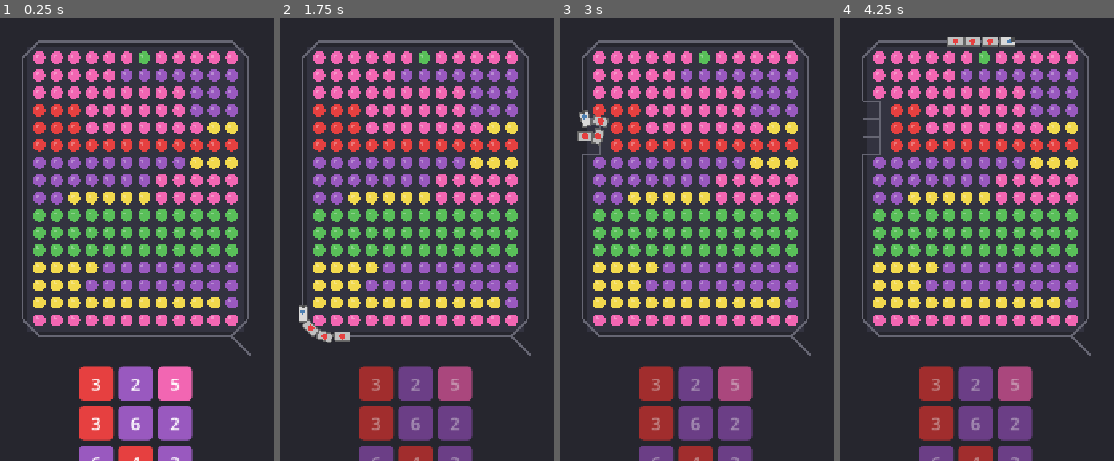
Above: before the commit, frames 1-4 (left to right).
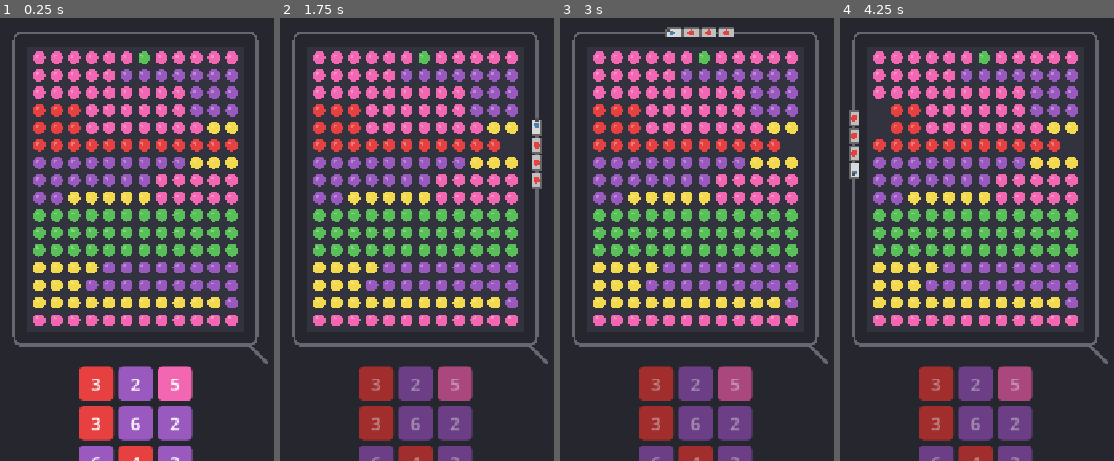
Above: after the commit, the same moments.

Repository: AeronPark/train-sort-jam
Game: Godot game, scene res://scenes/main.tscn
The game is run twice, just before and just after one commit, with the same random seed, the same clock (stepped at 60 frames per second) and the same inputs.
Inputs (mouse positions are in pixels of both pictures, inside the frame that each line leads up to):
- Up to frame 1 (0.25 s): no input
- Up to frame 2 (1.75 s): click "3" at 0.5 s; move the mouse to (outside the picture) at 1.27 s; click (outside the picture) at 1.42 s
- Up to frame 3 (3 s): move the mouse to (outside the picture) at 2.02 s; click (outside the picture) at 2.17 s; move the mouse to (773, 137) at 2.77 s; click (773, 137) at 2.92 s
- Up to frame 4 (4.25 s): move the mouse to (935, 328) at 3.52 s; click (935, 328) at 3.67 s

The runs differ from the first frame. In frame 1, 4.6% of the frame differs, in the area x 4-98%, y 3-79%; in frame 2, 5.5%; in frame 3, 5.8%, in the area x 4-98%, y 2-79%; in frame 4, 5.7%.

Commit message:
Smooth track path with rounded corners
- Simple rectangular path around current bounds
- Smooth rounded corners (no broken/sharp edges)
- Path shrinks as bounds contract
- Clean continuous loop

Diff:
--- a/scripts/game_manager.gd
+++ b/scripts/game_manager.gd
@@ -241,83 +241,52 @@
 	track_path.clear()
 	track_length = 0.0
 
-	# Build path clockwise from bottom-right
-	# Path goes around the OUTERMOST dots only
-	# When a cell is empty, the path indents inward
-
-	var margin = TRACK_WIDTH / 2 + 2
-
-	# Bottom edge (right to left)
-	var col = bound_max_col
-	while col >= bound_min_col:
-		var cell_x = grid_origin.x + col * CELL_SIZE + CELL_SIZE / 2
-		var cell_y = grid_origin.y + (bound_max_row + 1) * CELL_SIZE + margin
-
-		# Check if this cell has a dot
-		if grid[bound_max_row][col] != null:
-			# Dot present - path goes outside
-			track_path.append(Vector2(cell_x, cell_y))
-		else:
-			# Empty - path indents around it
-			# Go up, across, down
-			track_path.append(Vector2(cell_x + CELL_SIZE/2, cell_y))
-			track_path.append(Vector2(cell_x + CELL_SIZE/2, cell_y - CELL_SIZE))
-			track_path.append(Vector2(cell_x - CELL_SIZE/2, cell_y - CELL_SIZE))
-			track_path.append(Vector2(cell_x - CELL_SIZE/2, cell_y))
-		col -= 1
-
-	# Left edge (bottom to top)
-	var row = bound_max_row
-	while row >= bound_min_row:
-		var cell_x = grid_origin.x + bound_min_col * CELL_SIZE - margin
-		var cell_y = grid_origin.y + row * CELL_SIZE + CELL_SIZE / 2
-
-		if grid[row][bound_min_col] != null:
-			track_path.append(Vector2(cell_x, cell_y))
-		else:
-			# Indent right
-			track_path.append(Vector2(cell_x, cell_y + CELL_SIZE/2))
-			track_path.append(Vector2(cell_x + CELL_SIZE, cell_y + CELL_SIZE/2))
-			track_path.append(Vector2(cell_x + CELL_SIZE, cell_y - CELL_SIZE/2))
-			track_path.append(Vector2(cell_x, cell_y - CELL_SIZE/2))
-		row -= 1
-
-	# Top edge (left to right)
-	col = bound_min_col
-	while col <= bound_max_col:
-		var cell_x = grid_origin.x + col * CELL_SIZE + CELL_SIZE / 2
-		var cell_y = grid_origin.y + bound_min_row * CELL_SIZE - margin
-
-		if grid[bound_min_row][col] != null:
-			track_path.append(Vector2(cell_x, cell_y))
-		else:
-			# Indent down
-			track_path.append(Vector2(cell_x - CELL_SIZE/2, cell_y))
-			track_path.append(Vector2(cell_x - CELL_SIZE/2, cell_y + CELL_SIZE))
-			track_path.append(Vector2(cell_x + CELL_SIZE/2, cell_y + CELL_SIZE))
-			track_path.append(Vector2(cell_x + CELL_SIZE/2, cell_y))
-		col += 1
-
-	# Right edge (top to bottom)
-	row = bound_min_row
-	while row <= bound_max_row:
-		var cell_x = grid_origin.x + (bound_max_col + 1) * CELL_SIZE + margin
-		var cell_y = grid_origin.y + row * CELL_SIZE + CELL_SIZE / 2
-
-		if grid[row][bound_max_col] != null:
-			track_path.append(Vector2(cell_x, cell_y))
-		else:
-			# Indent left
-			track_path.append(Vector2(cell_x, cell_y - CELL_SIZE/2))
-			track_path.append(Vector2(cell_x - CELL_SIZE, cell_y - CELL_SIZE/2))
-			track_path.append(Vector2(cell_x - CELL_SIZE, cell_y + CELL_SIZE/2))
-			track_path.append(Vector2(cell_x, cell_y + CELL_SIZE/2))
-		row += 1
+	# Simple smooth rectangle path around the current bounds
+	# Path indents only at the bounds level, not per-cell
+
+	var margin = TRACK_WIDTH / 2 + 4
+
+	var left = grid_origin.x + bound_min_col * CELL_SIZE - margin
+	var right = grid_origin.x + (bound_max_col + 1) * CELL_SIZE + margin
+	var top = grid_origin.y + bound_min_row * CELL_SIZE - margin
+	var bottom = grid_origin.y + (bound_max_row + 1) * CELL_SIZE + margin
+
+	# Smooth rounded corners using multiple points
+	var corner_radius = 12.0
+	var corner_steps = 4
+
+	# Start at bottom-right, go clockwise
+	# Bottom-right corner
+	_add_corner_points(Vector2(right, bottom), corner_radius, PI/2, 0, corner_steps)
+
+	# Right edge (bottom to top) - no intermediate points needed for straight edge
+
+	# Top-right corner
+	_add_corner_points(Vector2(right, top), corner_radius, 0, -PI/2, corner_steps)
+
+	# Top edge (right to left)
+
+	# Top-left corner
+	_add_corner_points(Vector2(left, top), corner_radius, -PI/2, -PI, corner_steps)
+
+	# Left edge (top to bottom)
+
+	# Bottom-left corner
+	_add_corner_points(Vector2(left, bottom), corner_radius, PI, PI/2, corner_steps)
+
+	# Bottom edge back to start
 
 	# Calculate total length
 	for i in range(track_path.size()):
 		var next_i = (i + 1) % track_path.size()
 		track_length += track_path[i].distance_to(track_path[next_i])
+
+func _add_corner_points(center: Vector2, radius: float, start_angle: float, end_angle: float, steps: int) -> void:
+	for i in range(steps + 1):
+		var t = float(i) / float(steps)
+		var angle = lerp(start_angle, end_angle, t)
+		var point = center + Vector2(cos(angle), sin(angle)) * radius
+		track_path.append(point)
 
 func _get_track_perimeter() -> float:
 	if track_length <= 0:
